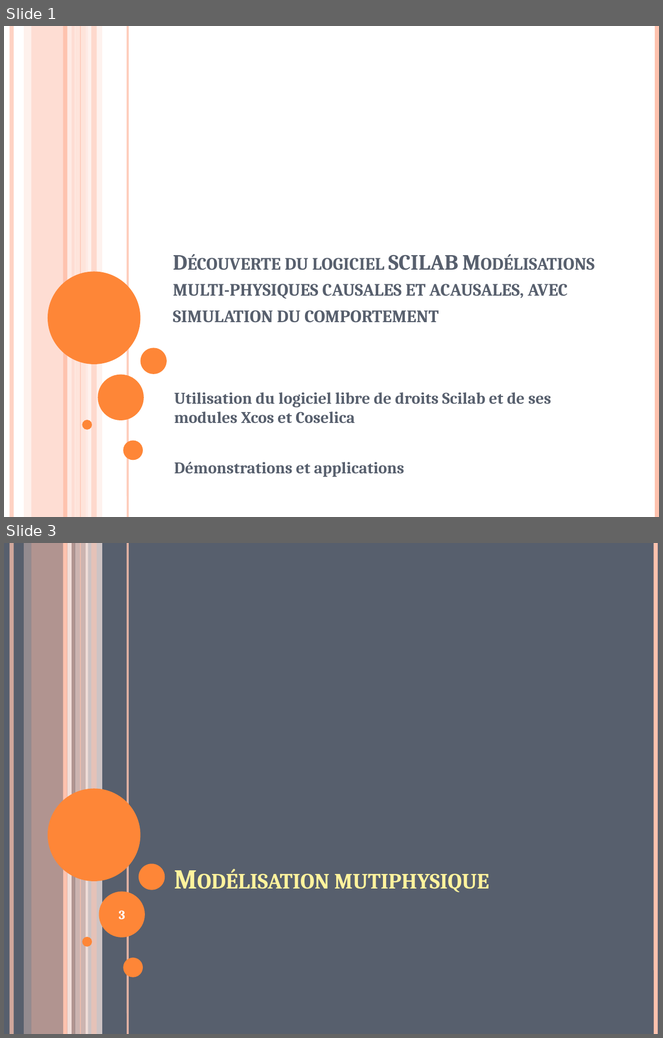
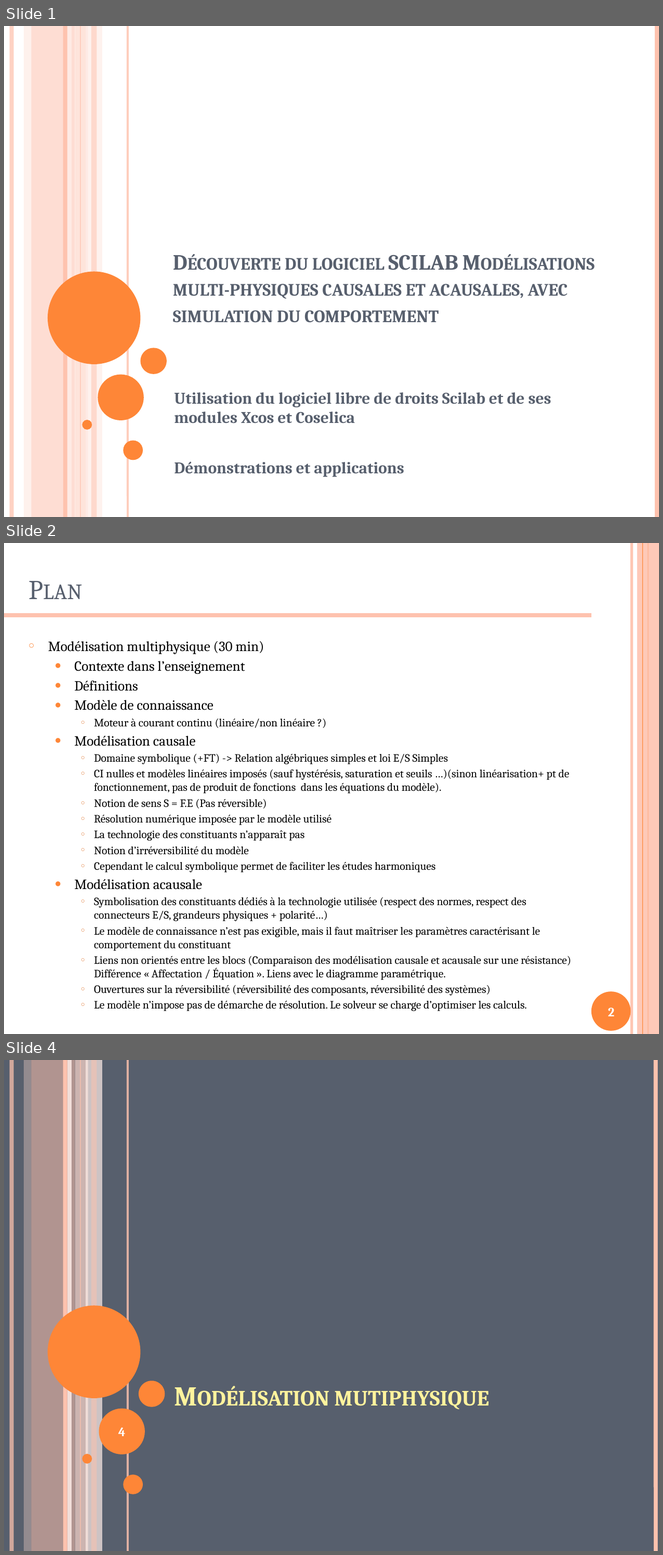
Before and after one commit to xpessoles/Formations, a slide deck: ModelisationMultiphysique/ModelisationMultiphysique.pptx. Shown one above the other, each under a label of ours: slides 1 and 3 before the commit, slides 1, 2 and 4 after it; the slides between them are not shown. The pictures are 663x1038 and 663x1555 pixels, drawn with LibreOffice and Linux fonts; fonts in the diff are those of the drawing. Boxes give left, top, right and bottom in pixels: in the first picture for what was removed or moved away, otherwise in the second. Text is boxed around its words. In the diff, an @@ line names an element or a change of style, - is before the commit and + after.

```diff
--- a/ModelisationMultiphysique/ModelisationMultiphysique.pptx
+++ b/ModelisationMultiphysique/ModelisationMultiphysique.pptx
@@ slide 2 added at [4, 543, 659, 1034], background #FFFFFF @@
@@ title added at [22, 551, 588, 609], 30 pt, text #575F6D, small capitals @@
+Plan
@@ line added from (632, 543) to (632, 1034), #FEC3AE 3 pt @@
@@ rectangle added at [637, 543, 659, 1034], fill #FEC3AE at 87% opacity @@
@@ line added from (643, 543) to (643, 1034), #FE8637 0.75 pt @@
@@ line added from (648, 543) to (648, 1034), #FE8637 1.5 pt @@
@@ line added from (4, 615) to (592, 615), #FEC3AE 4.5 pt @@
@@ text added at [48, 641, 571, 1012], 12.4 pt, text #000000 @@
+○ Modélisation multiphysique (30 min)
+  ● Contexte dans l’enseignement
+  ● Définitions
+  ● Modèle de connaissance
+    ○ Moteur à courant continu (linéaire/non linéaire ?)
+  ● Modélisation causale
+    ○ Domaine symbolique (+FT) -> Relation algébriques simples et loi E/S Simples
+    ○ CI nulles et modèles linéaires imposés (sauf hystérésis, saturation et seuils …)(sinon linéarisation+ pt de fonctionnement, pas de produit de fonctions dans les équations du modèle).
+    ○ Notion de sens S = F.E (Pas réversible)
+    ○ Résolution numérique imposée par le modèle utilisé
+    ○ La technologie des constituants n’apparaît pas
+    ○ Notion d’irréversibilité du modèle
+    ○ Cependant le calcul symbolique permet de faciliter les études harmoniques
+  ● Modélisation acausale
+    ○ Symbolisation des constituants dédiés à la technologie utilisée (respect des normes, respect des connecteurs E/S, grandeurs physiques + polarité…)
+    ○ Le modèle de connaissance n’est pas exigible, mais il faut maîtriser les paramètres caractérisant le comportement du constituant
+    ○ Liens non orientés entre les blocs (Comparaison des modélisation causale et acausale sur une résistance) Différence « Affectation / Équation ». Liens avec le diagramme paramétrique.
+    ○ Ouvertures sur la réversibilité (réversibilité des composants, réversibilité des systèmes)
+    ○ Le modèle n’impose pas de démarche de résolution. Le solveur se charge d’optimiser les calculs.
@@ ellipse added at [592, 992, 631, 1031], fill #FE8637 @@
@@ page number added at [608, 1008, 614, 1017], 14 pt, text #FFFFFF, bold @@
+2
@@ what was slide 3 is now slide 4 @@
@@ page number at [118, 1428, 126, 1436]: text changed @@
-3
+4
```
Also in this commit, not shown: 2 slides changed, 6 other files.
